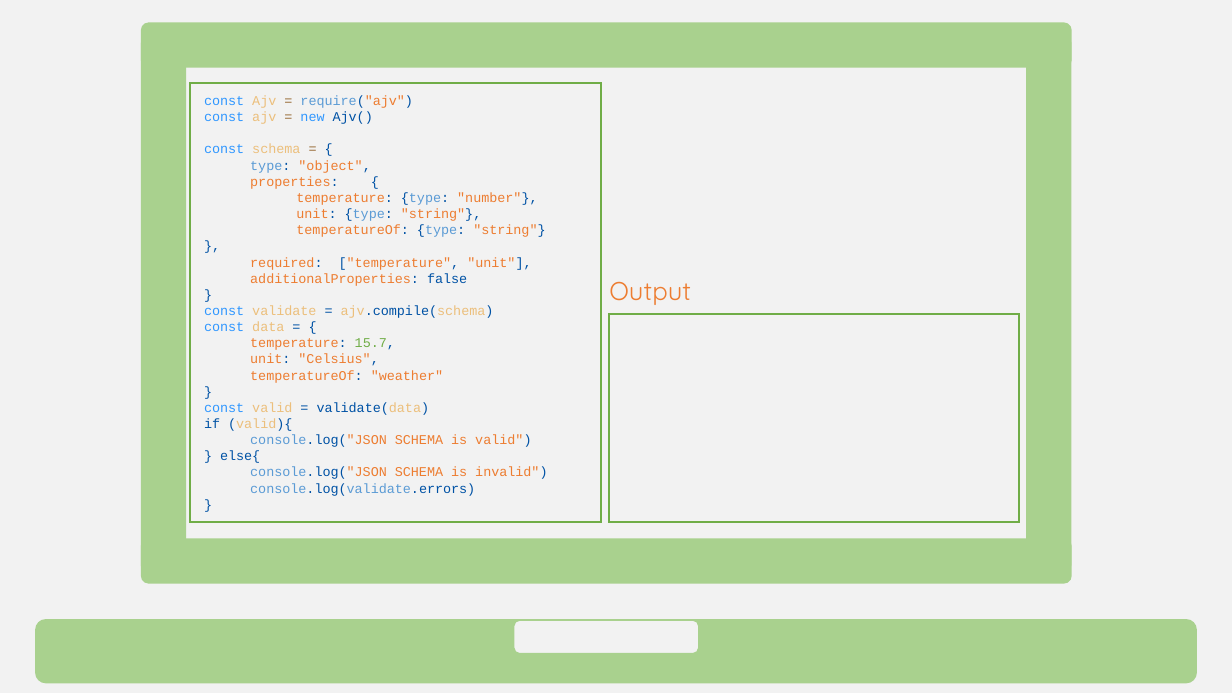
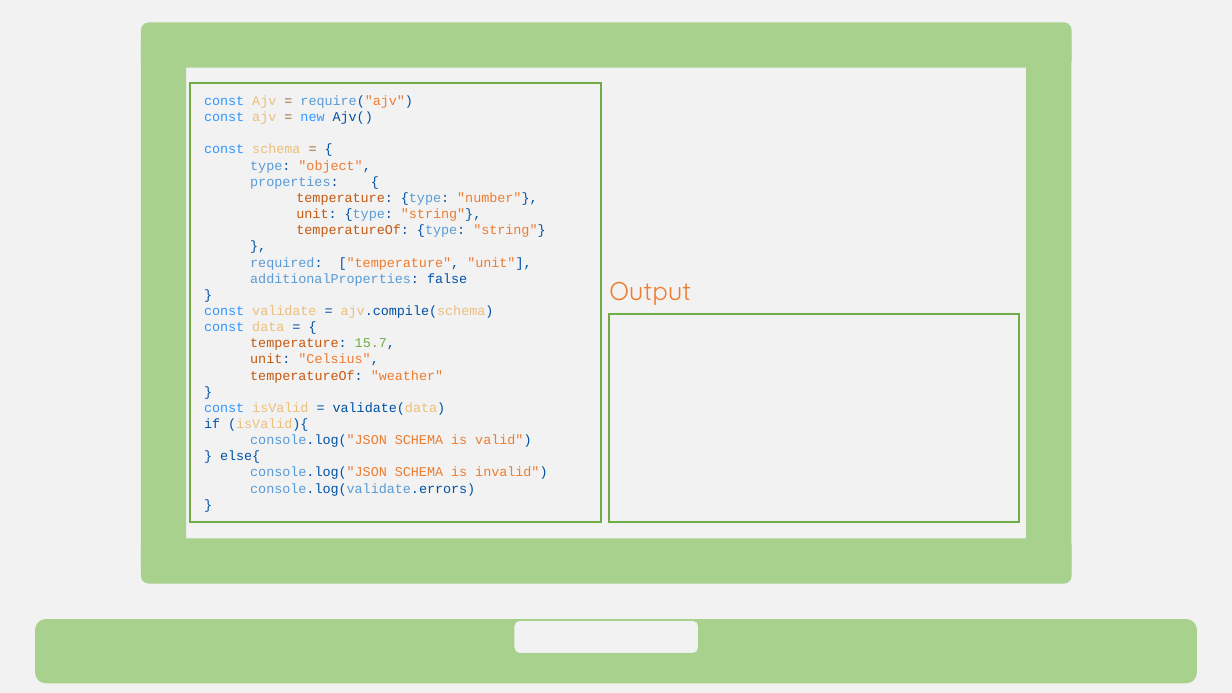
Before and after one commit to w3c/wot-cg, a slide deck: slide 10 of Tutorials/whatiswot/8-JSON_Schema_in_Practice_3/8-JSON_Schema_in_Practice_3.pptx. Drawn at 1232x693 pixels with LibreOffice and Linux fonts; fonts in the diff are those of the drawing. Boxes give left, top, right and bottom in pixels: in the first picture for what was removed or moved away, otherwise in the second. Text is boxed around its words. In the diff, an @@ line names an element or a change of style, - is before the commit and + after.

```diff
--- a/Tutorials/whatiswot/8-JSON_Schema_in_Practice_3/8-JSON_Schema_in_Practice_3.pptx
+++ b/Tutorials/whatiswot/8-JSON_Schema_in_Practice_3/8-JSON_Schema_in_Practice_3.pptx
@@ text at [250,176,545,383]: text colour #ED7D31 to #5B9BD5 in "properties:", "required:", "additionalProperties:"; text colour #ED7D31 to #C55A11 in "temperature:", "unit:", "temperatureOf:", "temperature:" and 2 more places @@
@@ text at [204,402,446,431]: text changed; text colour #0052A5 to #ECBF7C @@
-const valid = validate(data)
-if (valid){
+const isValid = validate(data)
+if (isValid){
```
Also in this commit, not shown: 9 other slides changed.
